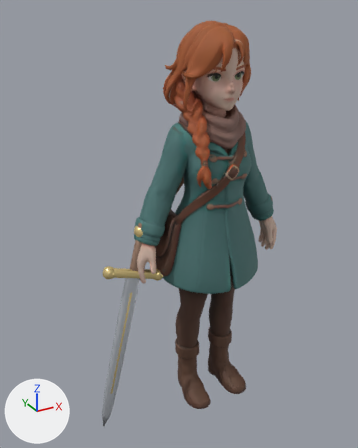
An edit to the glTF model public/assets/vesper.glb, drawn before and after from the same camera.
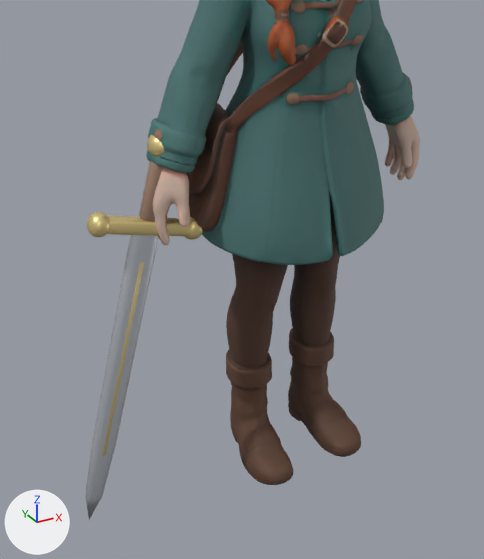
There are two pictures of each version: one whole from a 50 mm lens placed at (-1.081, -1.685, 1.749), pointed at (-0.141, 0.023, 0.895), one close up on the part from 16% to 87% of the width and 35% to 100% of the height. The lights are fixed; the arrows at lower left show +X, +Y and +Z. The older version's two pictures come first. Vertices at exactly the same position are counted once.

The first close-up shows 'Vesper'.
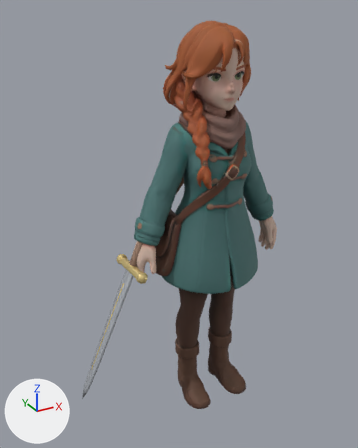
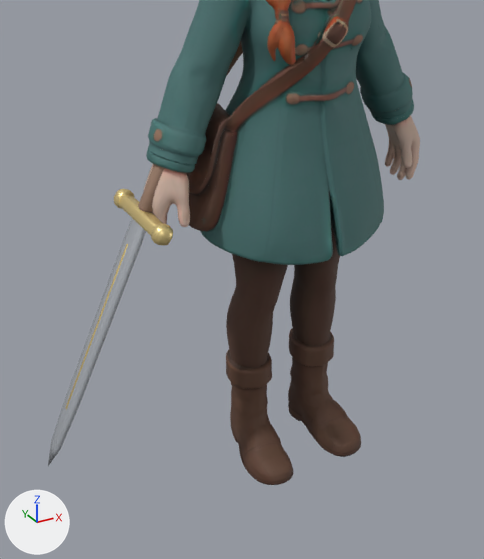
Location of each change, (x1, y1, x2, y2) in pixels of the close-ups (484 x 559 px; the box of a moved part takes in the faces that stretch with it):
'Vesper', reshaped: before (85, 0, 420, 520); after (48, 0, 420, 485)
part 1 of me_tripo_mesh_8985772b, moved or reshaped: before (85, 235, 158, 520); after (48, 218, 146, 466)
part 2 of me_tripo_mesh_8985772b, moved or reshaped: before (102, 262, 144, 457); after (65, 244, 128, 409)
part 3 of me_tripo_mesh_8985772b, moved or reshaped: before (107, 216, 191, 236); after (119, 194, 162, 235)
part 4 of me_tripo_mesh_8985772b, moved or reshaped: before (87, 212, 110, 237); after (114, 189, 134, 209)
part 5 of me_tripo_mesh_8985772b, moved or reshaped: before (184, 217, 203, 240); after (151, 223, 173, 245)
part 6 of me_tripo_mesh_8985772b, moved or reshaped (not visible afterwards): before (147, 135, 164, 157)
part 7 of me_tripo_mesh_8985772b, moved or reshaped: before (139, 162, 163, 221); after (138, 164, 165, 213)

What the commit changed:
me_tripo_mesh_8985772b is used by ob_vesper; location (0.0, 0.0, 0.0).
me_tripo_mesh_8985772b had 27828 vertices, 42637 faces and spanned x -0.58..0.37, y -0.19..0.19, z 0.0..1.7.
me_tripo_mesh_8985772b now has 27828 vertices, 42637 faces and spans x -0.65..0.37, y -0.19..0.19, z 0.0..1.7.
me_tripo_mesh_8985772b part 1: the loose piece of 41 vertices spanning x -0.58..-0.34, y -0.08..0.0, z 0.05..0.74 is multiplied about its middle by the matrix ((0.108, 0.821, 0.271), (-0.825, 0.016, 0.279), (0.258, -0.291, 0.779)), then moved by (-0.05, 0.02, 0.08).
me_tripo_mesh_8985772b part 2: the loose piece of 34 vertices spanning x -0.54..-0.38, y -0.08..0.0, z 0.2..0.66 is multiplied about its middle by the matrix ((0.108, 0.821, 0.271), (-0.825, 0.016, 0.279), (0.258, -0.291, 0.779)), then moved by (-0.03, 0.03, 0.08).
me_tripo_mesh_8985772b part 3: the loose piece of 56 vertices spanning x -0.48..-0.26, y -0.03..0.01, z 0.68..0.78 is multiplied about its middle by the matrix ((0.108, 0.821, 0.271), (-0.825, 0.016, 0.279), (0.258, -0.291, 0.779)), then moved by (-0.01, 0.01, 0.02).
me_tripo_mesh_8985772b part 4: the loose piece of 72 vertices spanning x -0.51..-0.46, y -0.03..0.02, z 0.74..0.79 is multiplied about its middle by the matrix ((0.108, 0.821, 0.271), (-0.825, 0.016, 0.279), (0.258, -0.291, 0.779)), then moved by (0.1, 0.1, -0.01).
me_tripo_mesh_8985772b part 5: the loose piece of 72 vertices spanning x -0.29..-0.24, y -0.03..0.01, z 0.67..0.73 is multiplied about its middle by the matrix ((0.108, 0.821, 0.271), (-0.825, 0.016, 0.279), (0.258, -0.291, 0.779)), then moved by (-0.11, -0.09, 0.06).
me_tripo_mesh_8985772b part 6: the loose piece of 98 vertices spanning x -0.35..-0.29, y -0.02..0.04, z 0.88..0.93 is multiplied about its middle by the matrix ((0.108, 0.821, 0.271), (-0.825, 0.016, 0.279), (0.258, -0.291, 0.779)), then moved by (0.01, -0.01, -0.01).
me_tripo_mesh_8985772b part 7: the loose piece of 42 vertices spanning x -0.39..-0.31, y -0.02..0.02, z 0.74..0.9 is multiplied about its middle by the matrix ((0.108, 0.821, 0.271), (-0.825, 0.016, 0.279), (0.258, -0.291, 0.779)), then moved by (0.0, 0.0, 0.01).
